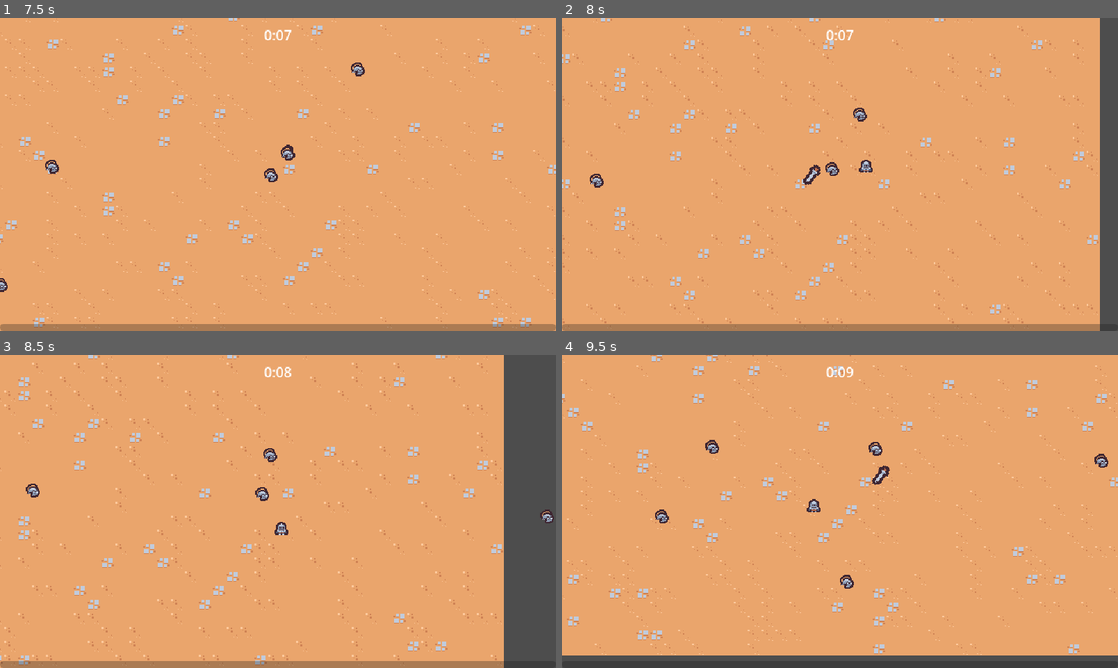
Above: before the commit, frames 1-4 (two rows, left to right).
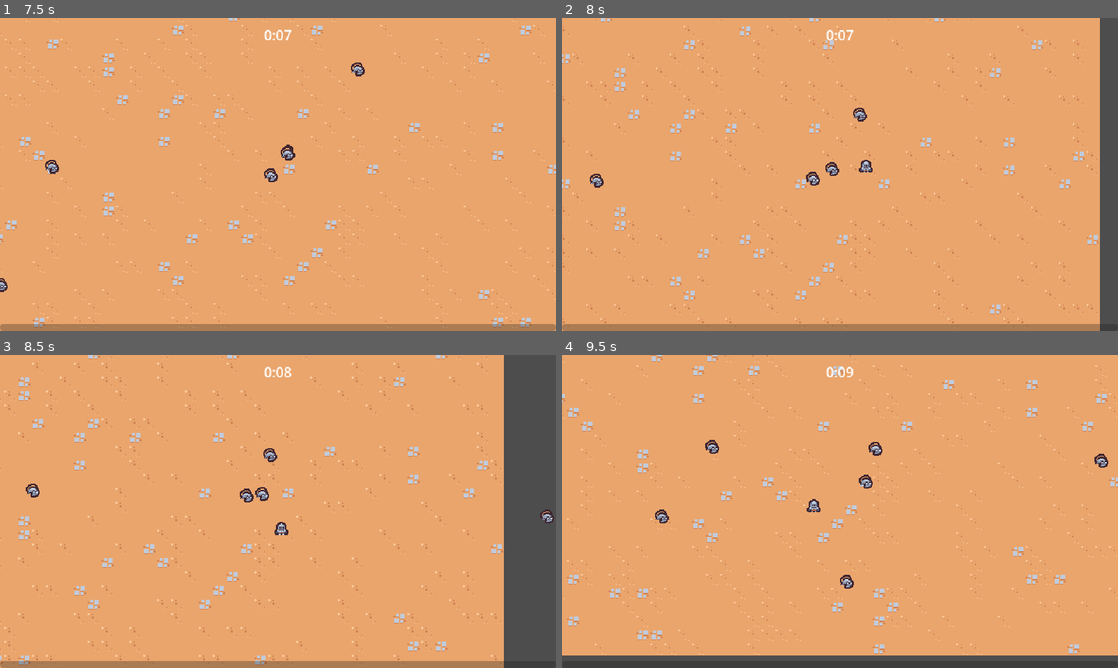
Above: after the commit, the same moments.

Repository: officer47p/2d-survivors-game
Game: Godot game, scene res://scenes/main/main.tscn
Two runs of this game, one before a commit and one after it. Both use one fixed random seed, a clock stepped at 60 frames per second and the inputs below.
Inputs (mouse positions are in pixels of both pictures, inside the frame that each line leads up to):
- Up to frame 1 (7.5 s): move the mouse to (400, 158) at 0.52 s; press the mouse at (400, 158) at 0.53 s; hold D (move_right) 0.53-1.28 s; move the mouse to (166, 190) at 1.27 s; release the mouse at (166, 190) at 1.28 s; hold S (move_down) 1.28-2.03 s; click (166, 190) at 1.35 s; move the mouse to (333, 105) at 2.02 s; press the mouse at (333, 105) at 2.03 s; hold D (move_right) 2.03-2.78 s; move the mouse to (250, 237) at 2.77 s; release the mouse at (250, 237) at 2.78 s; hold W (move_up) 2.78-3.53 s; click (250, 237) at 2.85 s; move the mouse to (444, 221) at 3.52 s; press the mouse at (444, 221) at 3.53 s; hold A (move_left) 3.53-5.03 s; move the mouse to (111, 127) at 4.27 s; release the mouse at (111, 127) at 4.28 s; click (111, 127) at 4.35 s; move the mouse to (305, 174) at 5.02 s; press the mouse at (305, 174) at 5.03 s; hold S (move_down) 5.03-5.78 s; move the mouse to (194, 96) at 5.77 s; release the mouse at (194, 96) at 5.78 s; hold D (move_right) 5.78-6.53 s; click (194, 96) at 5.85 s; move the mouse to (400, 158) at 6.52 s; press the mouse at (400, 158) at 6.53 s; hold W (move_up) 6.53-7.28 s; move the mouse to (278, 174) at 7.27 s; release the mouse at (278, 174) at 7.28 s; hold D (move_right) from 7.28 s (still down); click (278, 174) at 7.35 s
- Up to frame 2 (8 s): keep holding D (move_right)
- Up to frame 3 (8.5 s): move the mouse to (333, 442) at 8.02 s; release D (move_right) at 8.03 s; press the mouse at (333, 442) at 8.03 s; hold S (move_down) from 8.03 s (still down)
- Up to frame 4 (9.5 s): move the mouse to (812, 574) at 8.77 s; release S (move_down) at 8.78 s; release the mouse at (812, 574) at 8.78 s; hold A (move_left) from 8.78 s (still down); click (812, 574) at 8.85 s

Frame 1 is identical in both runs. In frame 2, 0.1% of the frame differs, in the area x 43-47%, y 46-54%; in frame 3, less than 0.1%; in frame 4, 0.2%, in the area x 53-59%, y 35-43%.

Commit message:
Making the upgrades functional

Diff:
--- a/scenes/ability/sword_ability_controller/sword_ability_controller.gd
+++ b/scenes/ability/sword_ability_controller/sword_ability_controller.gd
@@ -4,10 +4,13 @@
 
 @export var sword_ability: PackedScene
 var damage = 5
+var base_wait_time
 
 
 func _ready() -> void:
+	base_wait_time = $Timer.wait_time
 	$Timer.timeout.connect(on_timer_timeout)
+	GameEvents.ability_upgrade_added.connect(on_ability_upgrade_added)
 
 func on_timer_timeout():
 	var player = get_tree().get_first_node_in_group("player") as Node2D
@@ -36,3 +39,12 @@
 
 	var enemy_direction = enemies[0].global_position - sword_instance.global_position
 	sword_instance.rotation = enemy_direction.angle()
+
+
+func on_ability_upgrade_added(upgrade: AbilityUpgrade, current_upgrades: Dictionary):
+	if upgrade.id != "sword_rate":
+		return
+
+	var percent_reduction = current_upgrades["sword_rate"]["quantity"] * .1
+	$Timer.wait_time = base_wait_time * (1 - percent_reduction)
+	$Timer.start()
--- a/scenes/autoload/game_events.gd
+++ b/scenes/autoload/game_events.gd
@@ -1,6 +1,10 @@
 extends Node
 
 signal experience_vial_collected(number: float)
+signal ability_upgrade_added(upgrade: AbilityUpgrade, current_upgrades: Dictionary)
 
 func emit_experience_vial_collected(number: float):
 	experience_vial_collected.emit(number)
+
+func emit_ability_upgrade_added(upgrade: AbilityUpgrade, current_upgrades: Dictionary):
+	ability_upgrade_added.emit(upgrade, current_upgrades)
--- a/scenes/manager/upgrade_manager.gd
+++ b/scenes/manager/upgrade_manager.gd
@@ -28,7 +28,8 @@
 		}
 	else:
 		current_upgrades[upgrade.id]["quantity"] += 1
-	print(current_upgrades)
+
+	GameEvents.emit_ability_upgrade_added(upgrade, current_upgrades)
 
 func on_upgrade_selected(upgrade: AbilityUpgrade):
 	apply_upgrade(upgrade)
